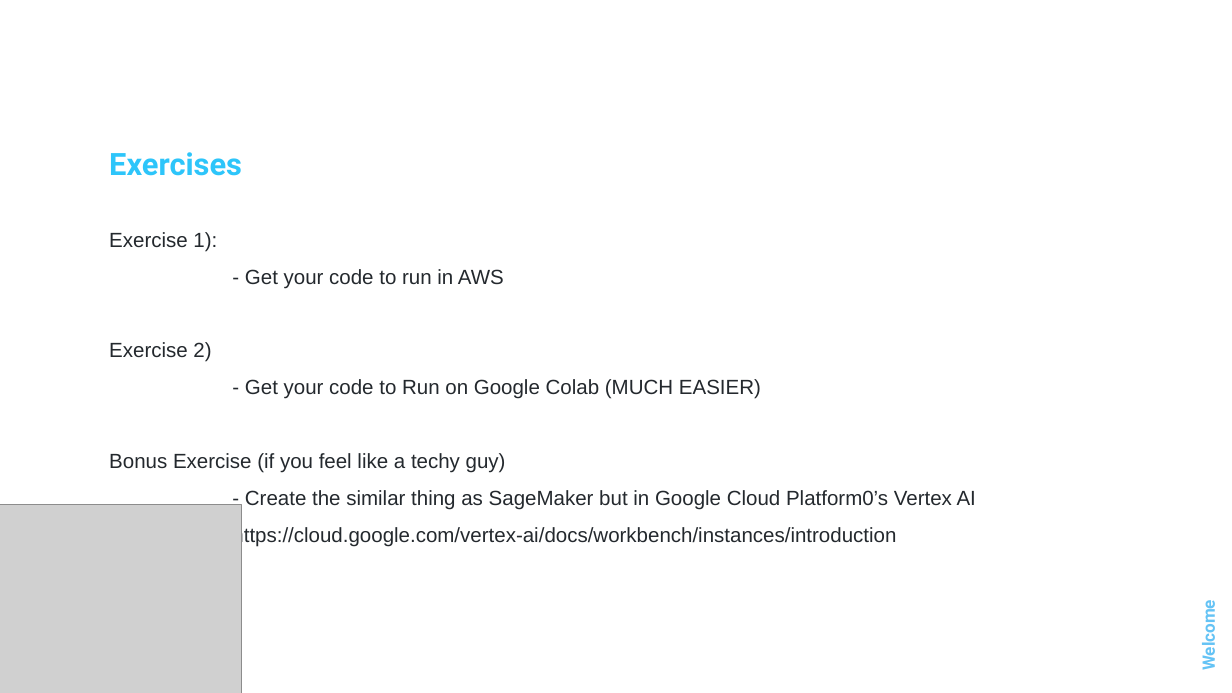
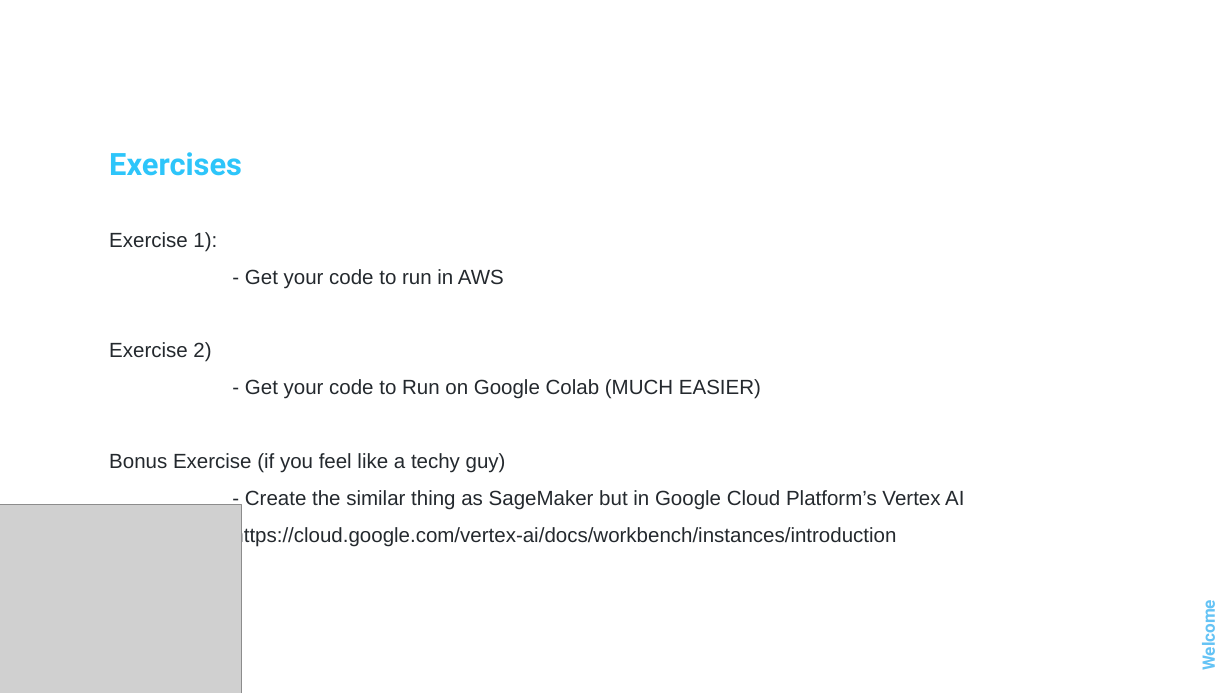
Before and after one commit to DSML-bootcamp/w6-nbs, a slide deck: slide 19 of D1/0. Code on Cloud.pptx. Drawn at 1232x693 pixels with LibreOffice and Linux fonts; fonts in the diff are those of the drawing; grey boxes stand for pictures; background and template pictures are left out. Boxes give left, top, right and bottom in pixels: in the first picture for what was removed or moved away, otherwise in the second. Text is boxed around its words. In the diff, an @@ line names an element or a change of style, - is before the commit and + after.

```diff
--- a/D1/0. Code on Cloud.pptx
+++ b/D1/0. Code on Cloud.pptx
@@ text at [245, 490, 964, 510]: text changed @@
-- Create the similar thing as SageMaker but in Google Cloud Platform0’s Vertex AI
+- Create the similar thing as SageMaker but in Google Cloud Platform’s Vertex AI
```
Also in this commit, not shown: 4 other files.
